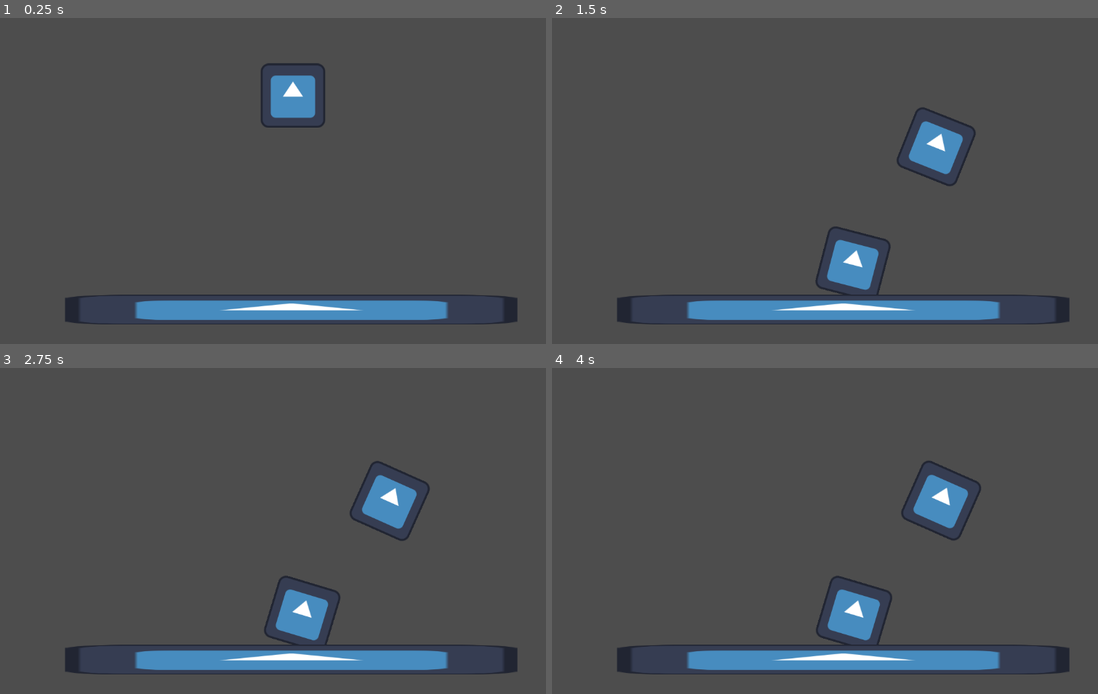
Above: before the commit, frames 1-4 (two rows, left to right).
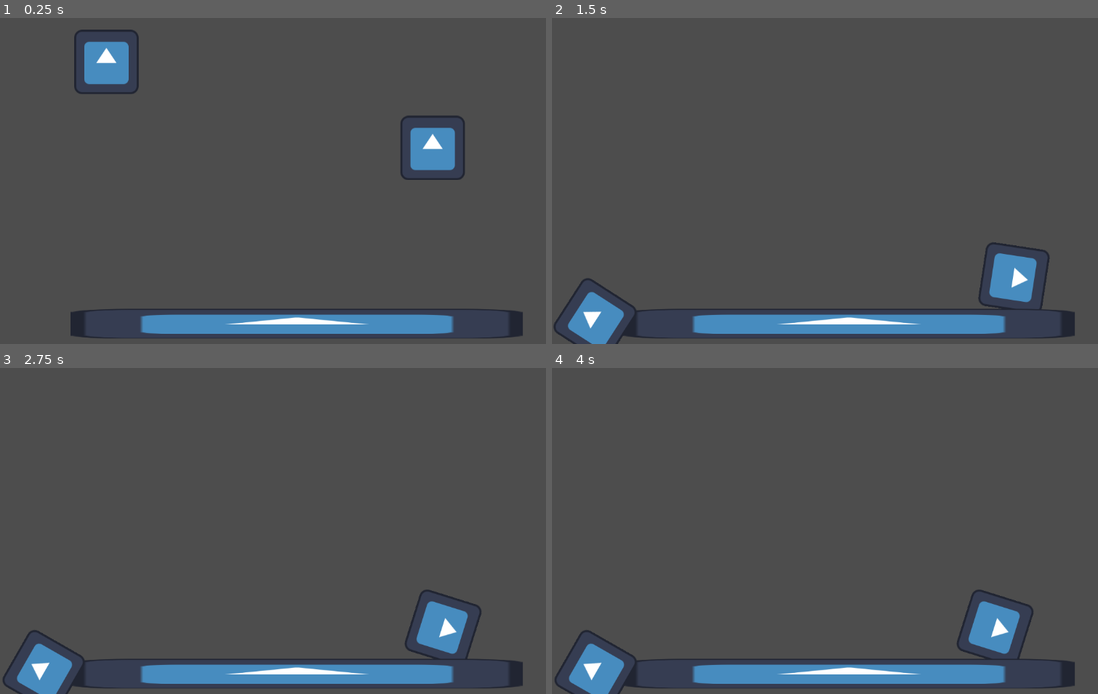
Above: after the commit, the same moments.

Repository: DiabloSerpent/GravityBinaryTree
Game: Godot game, scene res://node_2d.tscn
Two runs of this game, one before a commit and one after it. Both use one fixed random seed, a clock stepped at 60 frames per second and the inputs below. The engine's default icon, where the game draws it, is replaced by a stand-in: a white triangle on a blue panel in a dark square.
Inputs:
- Up to frame 1 (0.25 s): no input
- Up to frame 2 (1.5 s): no input
- Up to frame 3 (2.75 s): no input
- Up to frame 4 (4 s): tap Enter at 2.75 s; tap Space at 3.5 s

The runs differ from the first frame. In frame 1, 10% of the frame differs, in the area x 11-96%, y 3-99%; in frame 2, 11%, in the area x 0-96%, y 27-100%; in frame 3, 11%; in frame 4, 11%.

Commit message:
Reorganize objects as scenes

Diff:
--- a/node_2d.tscn
+++ b/node_2d.tscn
@@ -1,47 +1,22 @@
-[gd_scene load_steps=5 format=3 uid="uid://07q0hg6g7nxj"]
+[gd_scene load_steps=4 format=3 uid="uid://07q0hg6g7nxj"]
 
-[ext_resource type="Texture2D" uid="uid://cvldsldq5jmri" path="res://icon.svg" id="1_6xwgs"]
-
-[sub_resource type="CircleShape2D" id="CircleShape2D_hredn"]
-radius = 62.0
-
-[sub_resource type="RectangleShape2D" id="RectangleShape2D_4mqy3"]
-size = Vector2(898, 59)
-
-[sub_resource type="SegmentShape2D" id="SegmentShape2D_wl2nj"]
-b = Vector2(71, -360)
+[ext_resource type="PackedScene" uid="uid://ccyelh8gvsd47" path="res://rigid_circle.tscn" id="1_gi3xg"]
+[ext_resource type="PackedScene" uid="uid://i8a41ovaipe2" path="res://platform.tscn" id="2_a7gwg"]
+[ext_resource type="PackedScene" uid="uid://3wij3g64212b" path="res://rigid_line.tscn" id="3_qd8no"]
 
 [node name="Top" type="Node2D"]
 
-[node name="RigidBody2D" type="RigidBody2D" parent="."]
+[node name="RigidCircle" parent="." instance=ExtResource("1_gi3xg")]
+position = Vector2(858, 230)
+freeze = false
 
-[node name="CollisionShape2D" type="CollisionShape2D" parent="RigidBody2D"]
-position = Vector2(581, 126)
-shape = SubResource("CircleShape2D_hredn")
+[node name="Platform" parent="." instance=ExtResource("2_a7gwg")]
+position = Vector2(589, 608)
 
-[node name="Sprite2D" type="Sprite2D" parent="RigidBody2D/CollisionShape2D"]
-texture = ExtResource("1_6xwgs")
-
-[node name="StaticBody2D" type="StaticBody2D" parent="."]
-
-[node name="CollisionShape2D" type="CollisionShape2D" parent="StaticBody2D"]
-position = Vector2(578, 580)
-shape = SubResource("RectangleShape2D_4mqy3")
-
-[node name="Sprite2D" type="Sprite2D" parent="StaticBody2D/CollisionShape2D"]
-scale = Vector2(7.00781, 0.460937)
-texture = ExtResource("1_6xwgs")
-
-[node name="RigidBody2D2" type="RigidBody2D" parent="."]
-
-[node name="CollisionShape2D2" type="CollisionShape2D" parent="RigidBody2D2"]
-position = Vector2(585, 122)
-shape = SubResource("SegmentShape2D_wl2nj")
-
-[node name="Sprite2D" type="Sprite2D" parent="RigidBody2D2/CollisionShape2D2"]
-position = Vector2(74, -347)
-texture = ExtResource("1_6xwgs")
+[node name="RigidLine" parent="." instance=ExtResource("3_qd8no")]
+position = Vector2(211, 59)
 
 [node name="PinJoint2D" type="PinJoint2D" parent="."]
-node_a = NodePath("../RigidBody2D")
-node_b = NodePath("../RigidBody2D2")
+position = Vector2(743, 457)
+node_a = NodePath("../RigidCircle")
+node_b = NodePath("../RigidLine")
--- /dev/null
+++ b/platform.tscn
@@ -0,0 +1,15 @@
+[gd_scene load_steps=3 format=3 uid="uid://i8a41ovaipe2"]
+
+[ext_resource type="Texture2D" uid="uid://cvldsldq5jmri" path="res://icon.svg" id="1_ow2ad"]
+
+[sub_resource type="RectangleShape2D" id="RectangleShape2D_4mqy3"]
+size = Vector2(898, 59)
+
+[node name="Platform" type="StaticBody2D"]
+
+[node name="CollisionShape2D" type="CollisionShape2D" parent="."]
+shape = SubResource("RectangleShape2D_4mqy3")
+
+[node name="Sprite2D" type="Sprite2D" parent="."]
+scale = Vector2(7.00781, 0.460937)
+texture = ExtResource("1_ow2ad")
--- /dev/null
+++ b/rigid_circle.tscn
@@ -0,0 +1,15 @@
+[gd_scene load_steps=3 format=3 uid="uid://ccyelh8gvsd47"]
+
+[ext_resource type="Texture2D" uid="uid://cvldsldq5jmri" path="res://icon.svg" id="1_f17vn"]
+
+[sub_resource type="CircleShape2D" id="CircleShape2D_hredn"]
+radius = 62.0
+
+[node name="RigidCircle" type="RigidBody2D"]
+freeze = true
+
+[node name="CollisionShape2D" type="CollisionShape2D" parent="."]
+shape = SubResource("CircleShape2D_hredn")
+
+[node name="Sprite2D" type="Sprite2D" parent="."]
+texture = ExtResource("1_f17vn")
--- /dev/null
+++ b/rigid_line.tscn
@@ -0,0 +1,14 @@
+[gd_scene load_steps=3 format=3 uid="uid://3wij3g64212b"]
+
+[ext_resource type="Texture2D" uid="uid://cvldsldq5jmri" path="res://icon.svg" id="1_nj4gl"]
+
+[sub_resource type="SegmentShape2D" id="SegmentShape2D_wl2nj"]
+b = Vector2(536, 395)
+
+[node name="RigidLine" type="RigidBody2D"]
+
+[node name="CollisionShape2D" type="CollisionShape2D" parent="."]
+shape = SubResource("SegmentShape2D_wl2nj")
+
+[node name="Sprite2D" type="Sprite2D" parent="."]
+texture = ExtResource("1_nj4gl")
